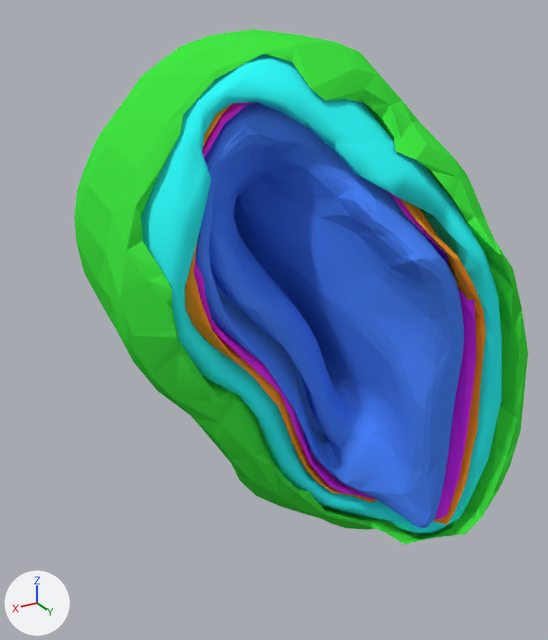
One commit to the Blender file blender-files/bulb-layers-only.blend: the scene before it, then after it.
Rendered twice from a camera (50 mm lens) standing at (2226.0, 5186.0, 643.0) and looking at (-153.0, 1222.0, -1339.0). The lights are fixed; the arrows at lower left show +X, +Y and +Z.

Objects in the first picture: '0 GL', '1 OPL', '2 ML', '3 IPL', '4 GRL'.
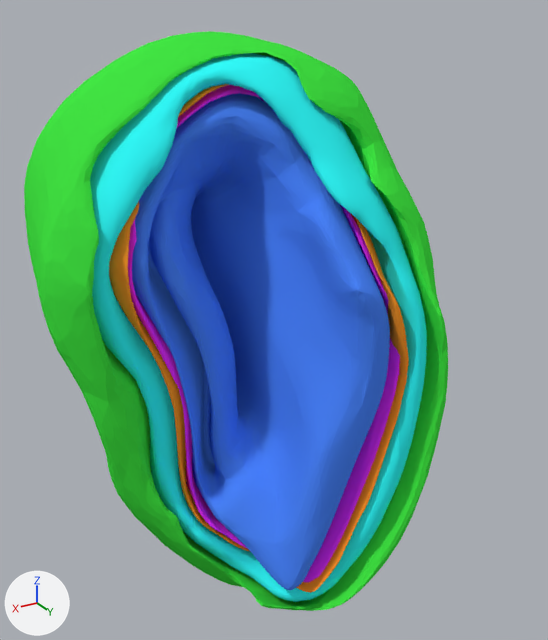
Where the newer file only moved an object's origin or applied its transform, the numbers keep the older frame.

What differs and where, as boxes [x1, y1, x2, y2] in the pictures (548 x 640 px):
'4 GRL', turned: before [195, 103, 464, 528]; after [132, 93, 390, 590]
'0 GL', turned, modifiers changed: before [74, 29, 528, 544]; after [24, 31, 448, 611]
'1 OPL', reshaped, modifiers changed (7% narrower, 14% taller): before [141, 53, 502, 533]; after [90, 53, 427, 602]
'3 IPL', reshaped, modifiers changed (19% taller): before [194, 102, 476, 519]; after [128, 85, 400, 583]
'2 ML', reshaped, modifiers changed (21% taller): before [185, 103, 486, 524]; after [109, 84, 409, 593]

Patch to the scene script:
```diff
--- a/blender-files/bulb-layers-only.blend.py
+++ b/blender-files/bulb-layers-only.blend.py
@@ me_cuopl_001 @@
 me_cuopl_001.from_pydata(...)  # 481 vertices, 958 faces; spans x -0.196..0.275, y -0.406..0.385, z -0.704..-0.051
 # used by ob_1_opl; location = (-256.0, 2613.0, -1142.0); rotation_euler = (-1.571, -2.955, 0.0), in degrees (-90, -169, 0); scale = (-3970.0, 3970.0, 3970.0)
+# me_cuopl_001 part 1: the whole mesh is multiplied about its middle by the matrix ((0.941, -0.333, 0.062), (0.333, 0.943, 0.008), (-0.061, 0.013, 0.998)), then moved by (0.117, 0.029, -0.006)
 me_cuopl_001.materials.append(mat_material_008)
@@ me_cupath5601_012 @@
 me_cupath5601_012.from_pydata(...)  # 979 vertices, 1954 faces; spans x -0.23..0.362, y -0.488..0.483, z 0.016..0.839
 # used by ob_2_ml; location = (-256.0, 8.0, -1121.0); rotation_euler = (-1.571, -3.142, 0.0), in degrees (-90, -180, 0); scale = (-2840.0, 2840.0, 2840.0)
+# me_cupath5601_012 part 2: the whole mesh is multiplied about its middle by the matrix ((0.941, -0.333, 0.062), (0.334, 0.943, -0.004), (-0.057, 0.024, 0.998)), then moved by (0.161, 0.013, -0.009)
 me_cupath5601_012.materials.append(mat_material_002)
@@ me_cupath3591_001 @@
 me_cupath3591_001.from_pydata(...)  # 759 vertices, 1502 faces, 2 loose edges; spans x -0.145..0.229, y -0.347..0.347, z -0.565..-0.008
 # used by ob_3_ipl; location = (-256.0, 2400.0, -1142.0); rotation_euler = (-1.571, -2.991, 0.0), in degrees (-90, -171, 0); scale = (-3970.0, 3970.0, 3970.0)
+# me_cupath3591_001 part 3: the whole mesh is multiplied about its middle by the matrix ((0.941, -0.333, 0.062), (0.333, 0.943, 0.006), (-0.06, 0.015, 0.998)), then moved by (0.116, 0.026, -0.006)
 me_cupath3591_001.materials.append(mat_material_005)
@@ ob_0_gl @@
 ob_0_gl.location = (0.0, 0.0, 0.0)
-ob_0_gl.rotation_euler = (-1.571, -3.066, 0.0)  # degrees (-90, -176, 0)
+ob_0_gl.rotation_euler = (-1.567, -3.406, -0.0612)  # degrees (-90, -195, -3.5)
 ob_0_gl.show_transparent = True
+_m = ob_0_gl.modifiers.new('Subsurf', 'SUBSURF')
+_m.render_levels = 1
@@ ob_1_opl @@
 ob_1_opl.show_transparent = True
+_m = ob_1_opl.modifiers.new('Subsurf', 'SUBSURF')
+_m.render_levels = 1
@@ ob_2_ml @@
 ob_2_ml.show_transparent = True
+_m = ob_2_ml.modifiers.new('Subsurf', 'SUBSURF')
+_m.render_levels = 1
@@ ob_3_ipl @@
 ob_3_ipl.scale = (-3970.0, 3970.0, 3970.0)
+_m = ob_3_ipl.modifiers.new('Subsurf', 'SUBSURF')
+_m.render_levels = 1
@@ ob_4_grl @@
 ob_4_grl.location = (0.0, 0.0, 0.0)
+ob_4_grl.rotation_euler = (-0.00381, -0.34, -0.0609)  # degrees (-0.2, -19, -3.5)
 ob_4_grl.show_transparent = True
```
